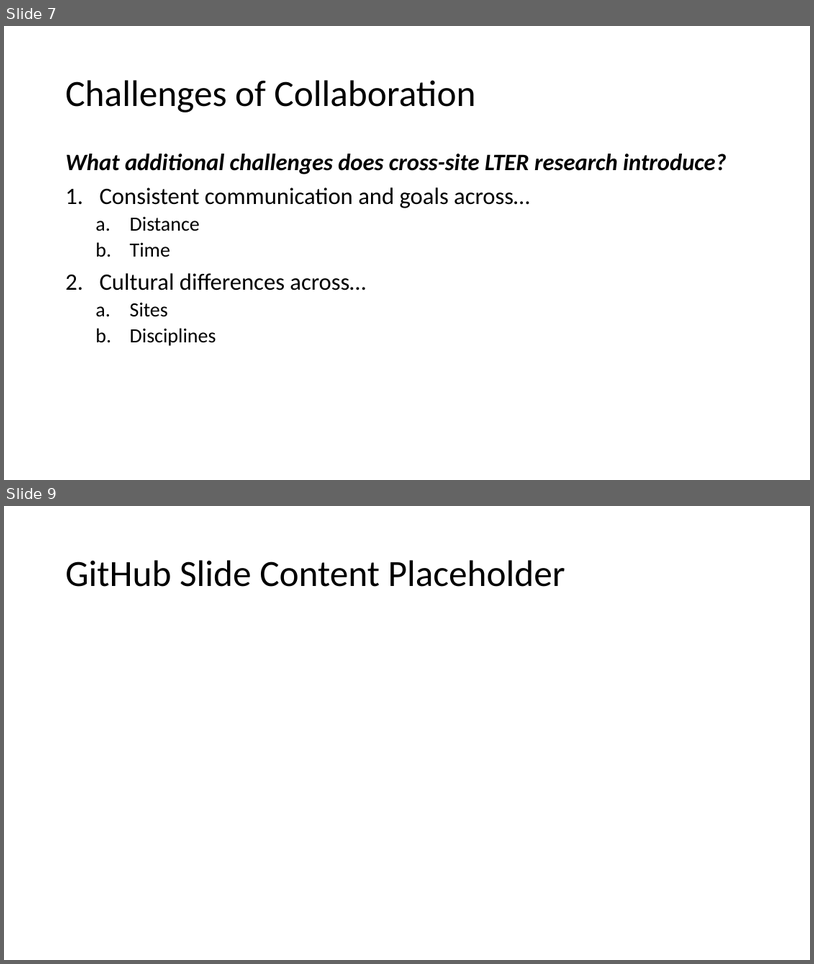
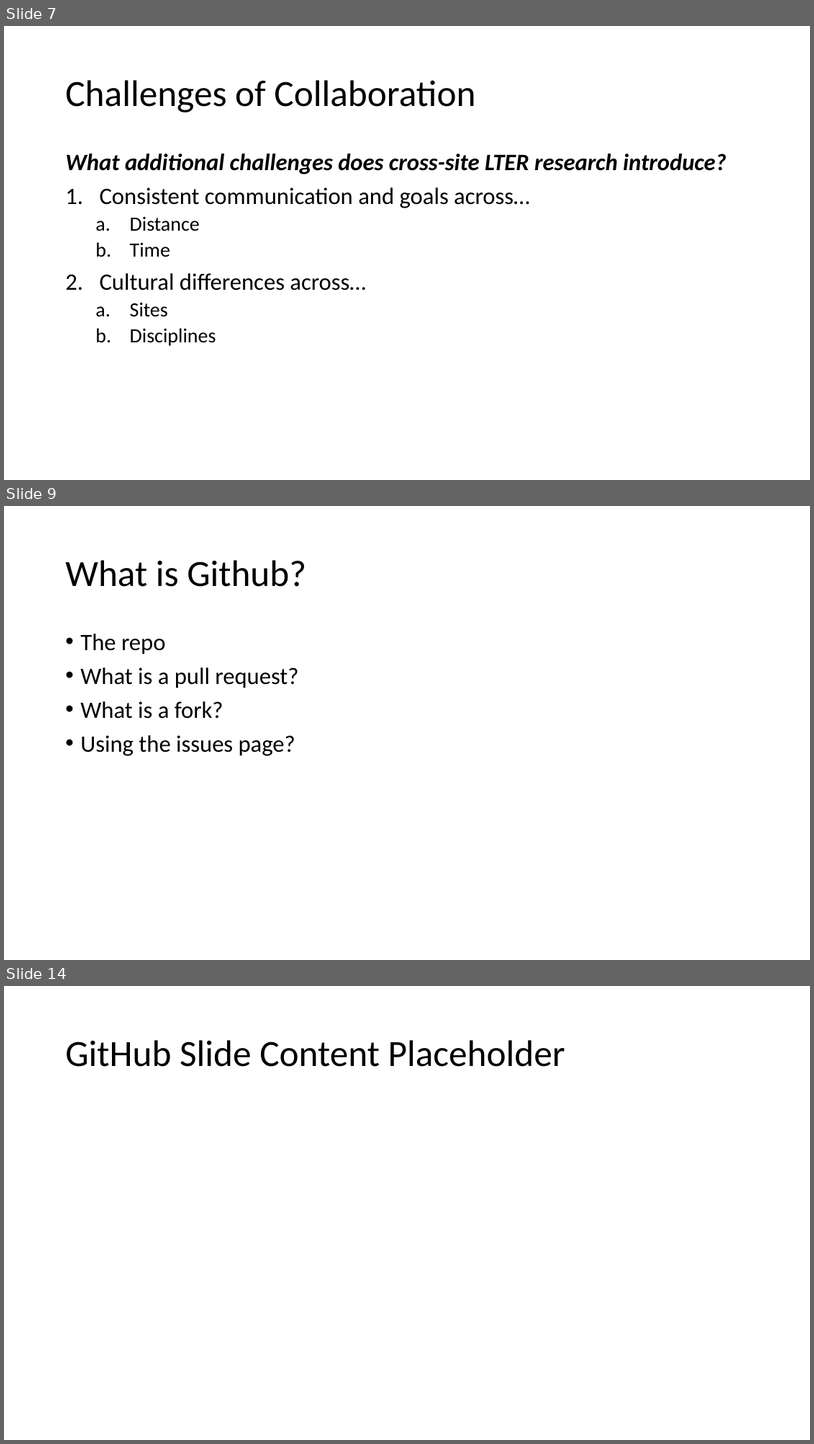
Before and after one commit to ReproducibleQM/n_commandments, a slide deck: pres_deck.pptx. Shown one above the other, each under a label of ours: slides 7 and 9 before the commit, slides 7, 9 and 14 after it; the slides between them are not shown. The pictures are 814x964 and 814x1444 pixels, drawn with LibreOffice and Linux fonts; fonts in the diff are those of the drawing. Boxes give left, top, right and bottom in pixels: in the first picture for what was removed or moved away, otherwise in the second. Text is boxed around its words. In the diff, an @@ line names an element or a change of style, - is before the commit and + after.

Commit message:
merging github slides to deck

```diff
--- a/pres_deck.pptx
+++ b/pres_deck.pptx
@@ slide 9 added at <box>4,506,810,960</box>, background #FFFFFF @@
@@ title added at <box>65,560,306,587</box>, 44 pt, text #000000 @@
+What is Github?
@@ text added at <box>80,633,298,756</box>, 28 pt, text #000000 @@
+• The repo
+• What is a pull request?
+• What is a fork?
+• Using the issues page?
@@ what was slide 9 is now slide 14 @@
```
Also in this commit, not shown: 1 slide changed, 4 other slides added.
